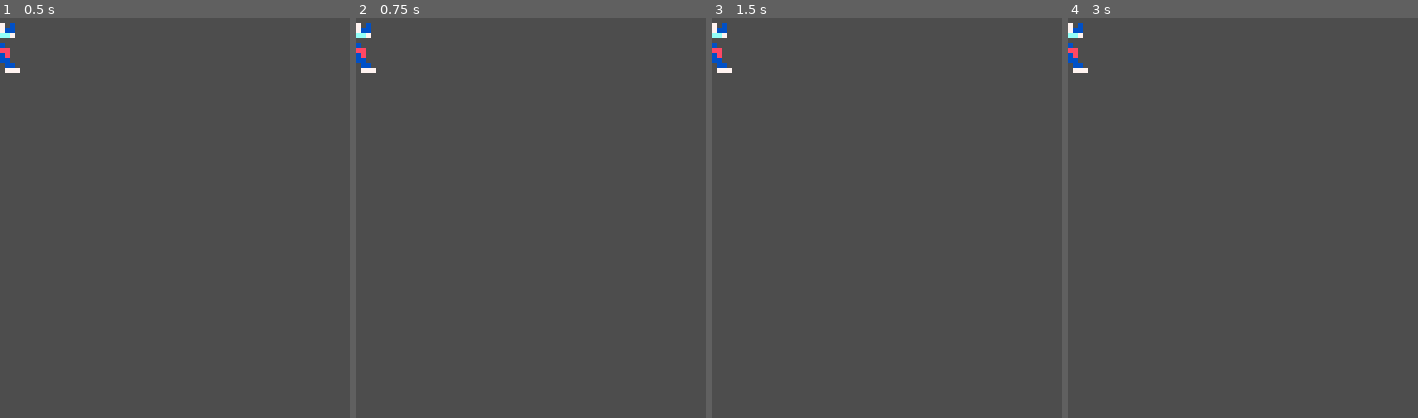
Above: before the commit, frames 1-4 (left to right).
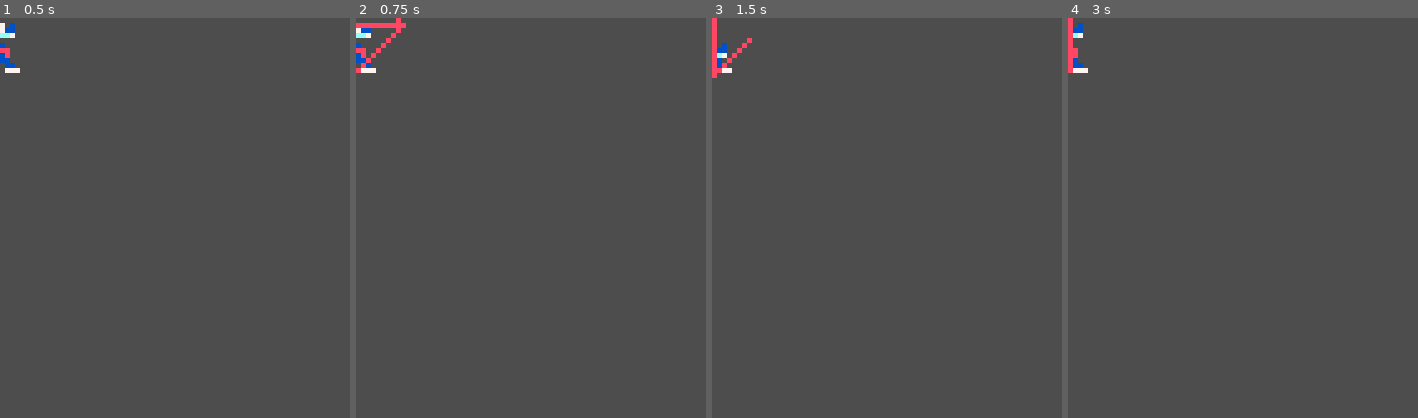
Above: after the commit, the same moments.

Repository: NebulaCoffee/SKG2026-score-gameshow
Game: Godot game, scene res://Scenes/player.tscn
The game is run twice, just before and just after one commit, with the same random seed, the same clock (stepped at 60 frames per second) and the same inputs. This scene is started directly instead of the project's main scene.
Inputs:
- Up to frame 1 (0.5 s): no input
- Up to frame 2 (0.75 s): tap Enter at 0.5 s; hold Right (ui_right) from 0.53 s (still down)
- Up to frame 3 (1.5 s): tap Space at 1.25 s; release Right (ui_right) at 1.28 s; hold Down (ui_down) from 1.28 s (still down)
- Up to frame 4 (3 s): tap Enter at 2 s; release Down (ui_down) at 2.03 s; hold Right (ui_right) 2.03-2.78 s; tap Space at 2.75 s; hold Up (ui_up) from 2.78 s (still down)
The pictures show only the part of the screen within x 0-50%, y 0-50%; the shares and areas given below are measured in that part.

Frame 1 is identical in both runs. In frame 2, 0.4% of the frame differs, in the area x 0-15%, y 0-14%; in frame 3, 0.5%, in the area x 0-12%, y 0-15%; in frame 4, 0.2%.

Commit message:
player character stuff
Added input controls and placeholder animations to the player character

Diff:
--- a/Scenes/player.tscn
+++ b/Scenes/player.tscn
@@ -7,17 +7,21 @@
 atlas = ExtResource("2_cvnsp")
 region = Rect2(0, 0, 24, 24)
 
-[sub_resource type="AtlasTexture" id="AtlasTexture_vgqql"]
+[sub_resource type="AtlasTexture" id="AtlasTexture_cvnsp"]
 atlas = ExtResource("2_cvnsp")
-region = Rect2(48, 0, 24, 24)
+region = Rect2(0, 24, 24, 24)
 
 [sub_resource type="AtlasTexture" id="AtlasTexture_fkybt"]
 atlas = ExtResource("2_cvnsp")
 region = Rect2(24, 0, 24, 24)
 
+[sub_resource type="AtlasTexture" id="AtlasTexture_vgqql"]
+atlas = ExtResource("2_cvnsp")
+region = Rect2(24, 24, 24, 24)
+
 [sub_resource type="AtlasTexture" id="AtlasTexture_x3wgy"]
 atlas = ExtResource("2_cvnsp")
-region = Rect2(72, 0, 24, 24)
+region = Rect2(48, 0, 24, 24)
 
 [sub_resource type="SpriteFrames" id="SpriteFrames_ganen"]
 animations = [{
@@ -31,7 +35,7 @@
 }, {
 "frames": [{
 "duration": 1.0,
-"texture": SubResource("AtlasTexture_vgqql")
+"texture": SubResource("AtlasTexture_cvnsp")
 }],
 "loop": 2,
 "name": &"jump",
@@ -47,10 +51,18 @@
 }, {
 "frames": [{
 "duration": 1.0,
+"texture": SubResource("AtlasTexture_vgqql")
+}],
+"loop": 2,
+"name": &"skid",
+"speed": 5.0
+}, {
+"frames": [{
+"duration": 1.0,
 "texture": SubResource("AtlasTexture_x3wgy")
 }],
 "loop": 1,
-"name": &"skid",
+"name": &"slowing",
 "speed": 5.0
 }]
 
@@ -60,13 +72,13 @@
 [node name="Player" type="Node2D" unique_id=854722899]
 script = ExtResource("1_cvnsp")
 
-[node name="AnimatedSprite2D" type="AnimatedSprite2D" parent="." unique_id=926354515]
+[node name="PlayerAni" type="AnimatedSprite2D" parent="." unique_id=926354515]
 sprite_frames = SubResource("SpriteFrames_ganen")
-animation = &"idle"
+animation = &"slowing"
 autoplay = "idle"
 
-[node name="CharacterBody2D" type="CharacterBody2D" parent="." unique_id=1240418747]
+[node name="PlayerChar" type="CharacterBody2D" parent="." unique_id=1240418747]
 
-[node name="CollisionShape2D" type="CollisionShape2D" parent="CharacterBody2D" unique_id=2085468993]
+[node name="PlayerCol" type="CollisionShape2D" parent="PlayerChar" unique_id=2085468993]
 position = Vector2(0, 3.5)
 shape = SubResource("RectangleShape2D_ganen")
--- a/Scripts/player.gd
+++ b/Scripts/player.gd
@@ -1,9 +1,28 @@
 extends Node2D
 
-@export var speed: int
+# Variables
+@export var speed: int # Determines the current speed of the character
+
+# Nodes
+@onready var player_ani: AnimatedSprite2D = $PlayerAni
+@onready var player_char: CharacterBody2D = $PlayerChar
+@onready var player_col: CollisionShape2D = $PlayerChar/PlayerCol
 
 func _ready() -> void:
 	speed = 0
 
 func _process(delta: float) -> void:
-	pass
+	if Input.is_action_just_pressed("ui_right"):
+		_set_ani("running",1)
+	if Input.is_action_just_pressed("ui_left"):
+		_set_ani("slowing",-1)
+	if Input.is_action_just_pressed("ui_up"):
+		_set_ani("jump",0)
+	if Input.is_action_just_pressed("ui_down"):
+		_set_ani("skid",0)
+
+# Function for changing the player speed and current animation
+func _set_ani(ani : String, spd : int)->void:
+	speed += spd
+	print(speed)
+	player_ani.animation = ani
Binary file changed: Assets/2D/playerchar2placehold.png
